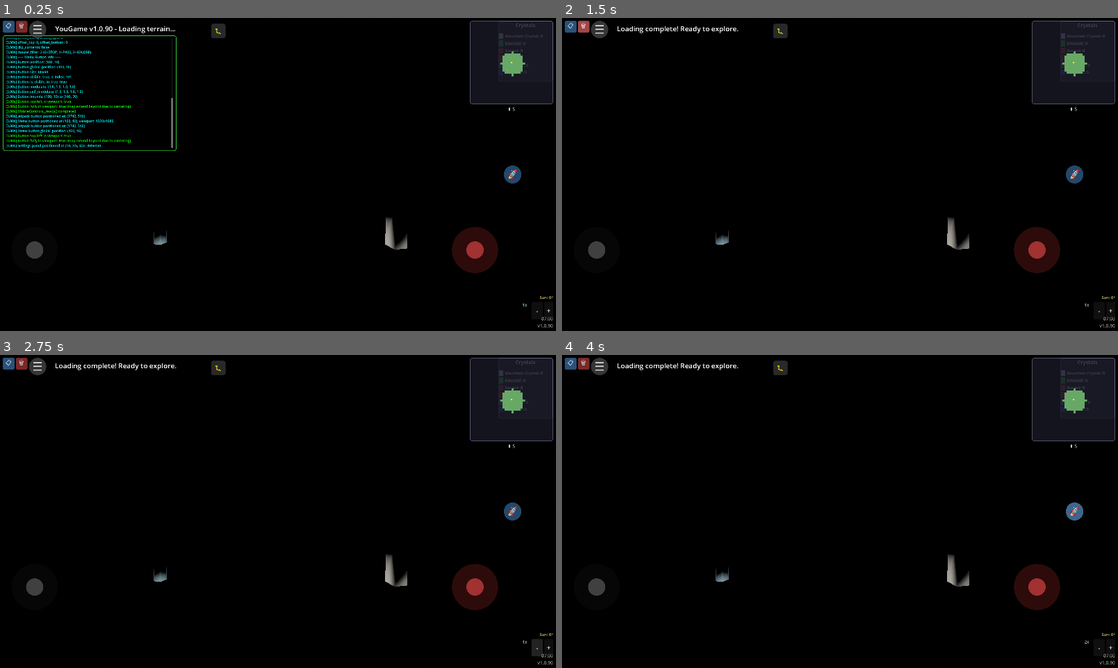
Above: before the commit, frames 1-4 (two rows, left to right).
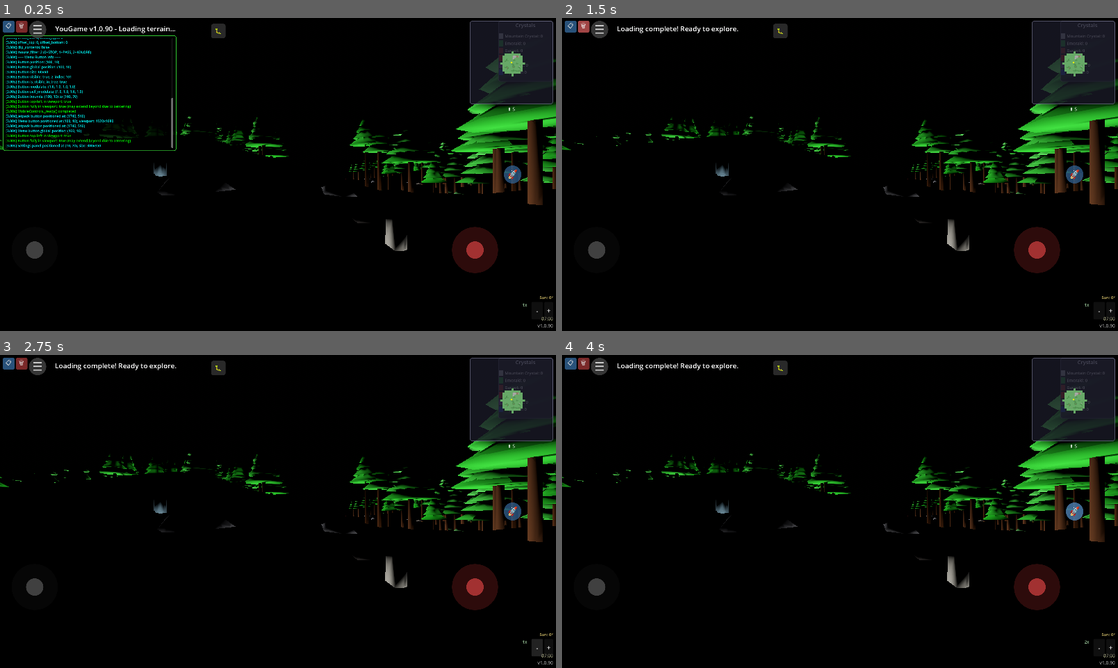
Above: after the commit, the same moments.

Repository: felix-dieterle/YouGame_godot4_public
Game: Godot game, scene res://scenes/main.tscn
The game is run twice, just before and just after one commit, with the same random seed, the same clock (stepped at 60 frames per second) and the same inputs.
Inputs:
- Up to frame 1 (0.25 s): no input
- Up to frame 2 (1.5 s): click "📋" at 0.5 s; click "🗑" at 1.25 s
- Up to frame 3 (2.75 s): click "-" at 2 s
- Up to frame 4 (4 s): click "+" at 2.75 s; click "🚀" at 3.5 s

The runs differ from the first frame. In frame 1, 5.3% of the frame differs, in the area x 0-100%, y 12-75%; in frame 2, 5.4%; in frame 3, 5.4%; in frame 4, 5.4%.
Error before the commit: Parse Error: Too few arguments for "new()" call. Expected at least 4 but received 0. (res://scripts/chunk.gd:1962)

Commit message:
Fix NarrativeMarker instantiation - provide required constructor arguments
Co-authored-by: felix-dieterle <1490062+felix-dieterle@users.noreply.github.com>

Diff:
--- a/scripts/chunk.gd
+++ b/scripts/chunk.gd
@@ -1959,10 +1959,10 @@
 ## Add narrative marker for cave chamber (for quests/crystals)
 func _add_cave_narrative_marker(chamber: Dictionary) -> void:
     var pos = chamber["position"]
-    var marker = NarrativeMarker.new()
-    marker.marker_id = "cave_chamber_%d_%d_%d" % [chunk_x, chunk_z, chamber["cave_index"]]
-    marker.landmark_type = "cave_chamber"
-    marker.position = pos
+    var marker_id = "cave_chamber_%d_%d_%d" % [chunk_x, chunk_z, chamber["cave_index"]]
+    var chunk_pos = Vector2i(chunk_x, chunk_z)
+    var world_pos = Vector3(chunk_x * CHUNK_SIZE + pos.x, pos.y, chunk_z * CHUNK_SIZE + pos.z)
+    var marker = NarrativeMarker.new(marker_id, chunk_pos, world_pos, "cave_chamber")
     marker.metadata = {
         "biome": "mountain_cave",
         "cave_index": chamber["cave_index"],
